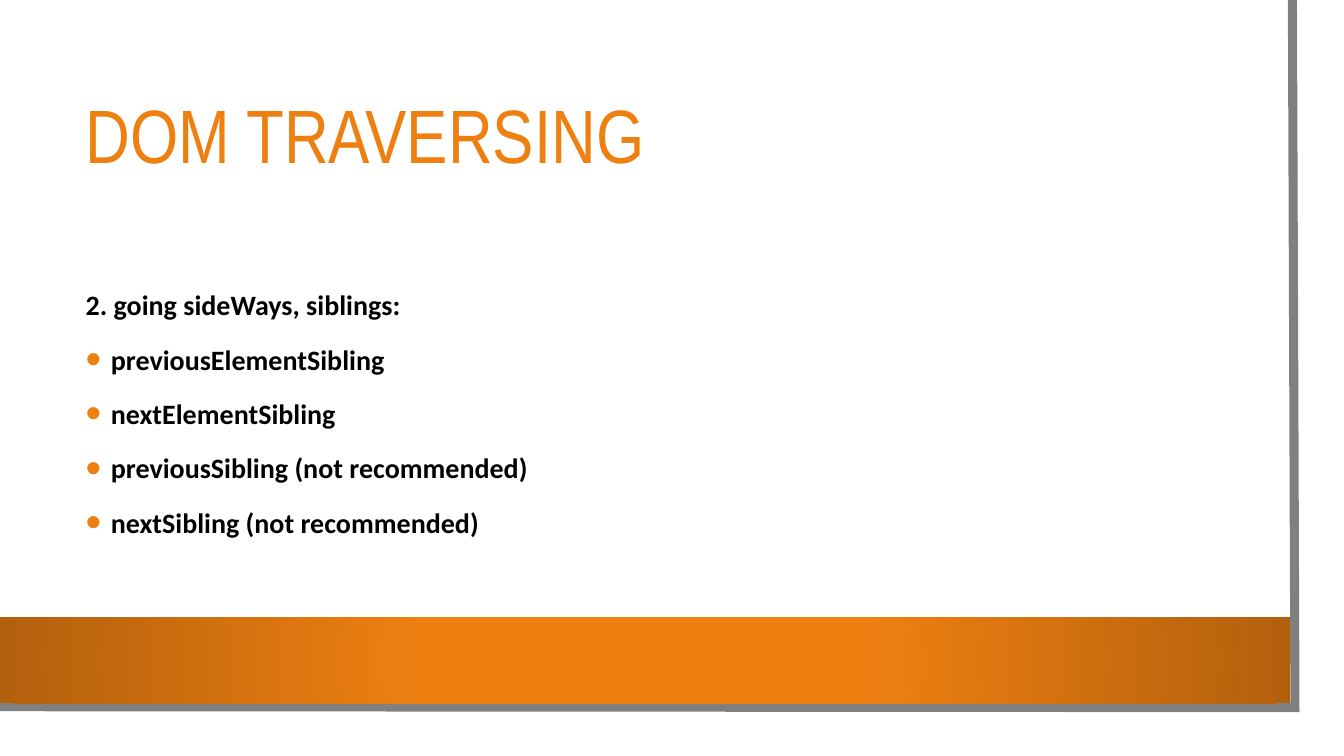
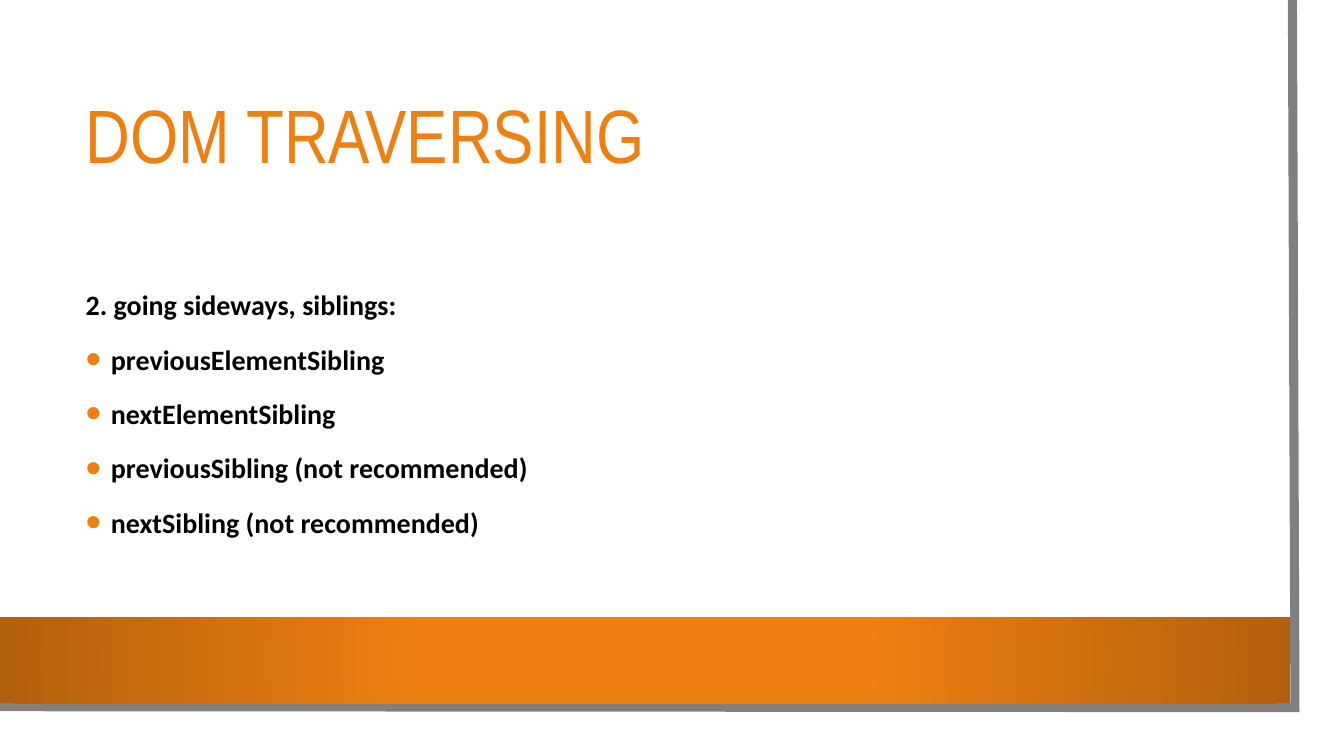
Before and after one commit to adel-nodehi/JS-6-1, a slide deck: slide 6 of powerpoint/JS.pptx. Drawn at 1344x756 pixels with LibreOffice and Linux fonts; fonts in the diff are those of the drawing; background and template pictures are left out. Boxes give left, top, right and bottom in pixels: in the first picture for what was removed or moved away, otherwise in the second. Text is boxed around its words. In the diff, an @@ line names an element or a change of style, - is before the commit and + after.

```diff
--- a/powerpoint/JS.pptx
+++ b/powerpoint/JS.pptx
@@ text at (86,295,396,320): text changed @@
-2. going sideWays, siblings:
+2. going sideways, siblings:
```
Also in this commit, not shown: 1 other slide changed.
